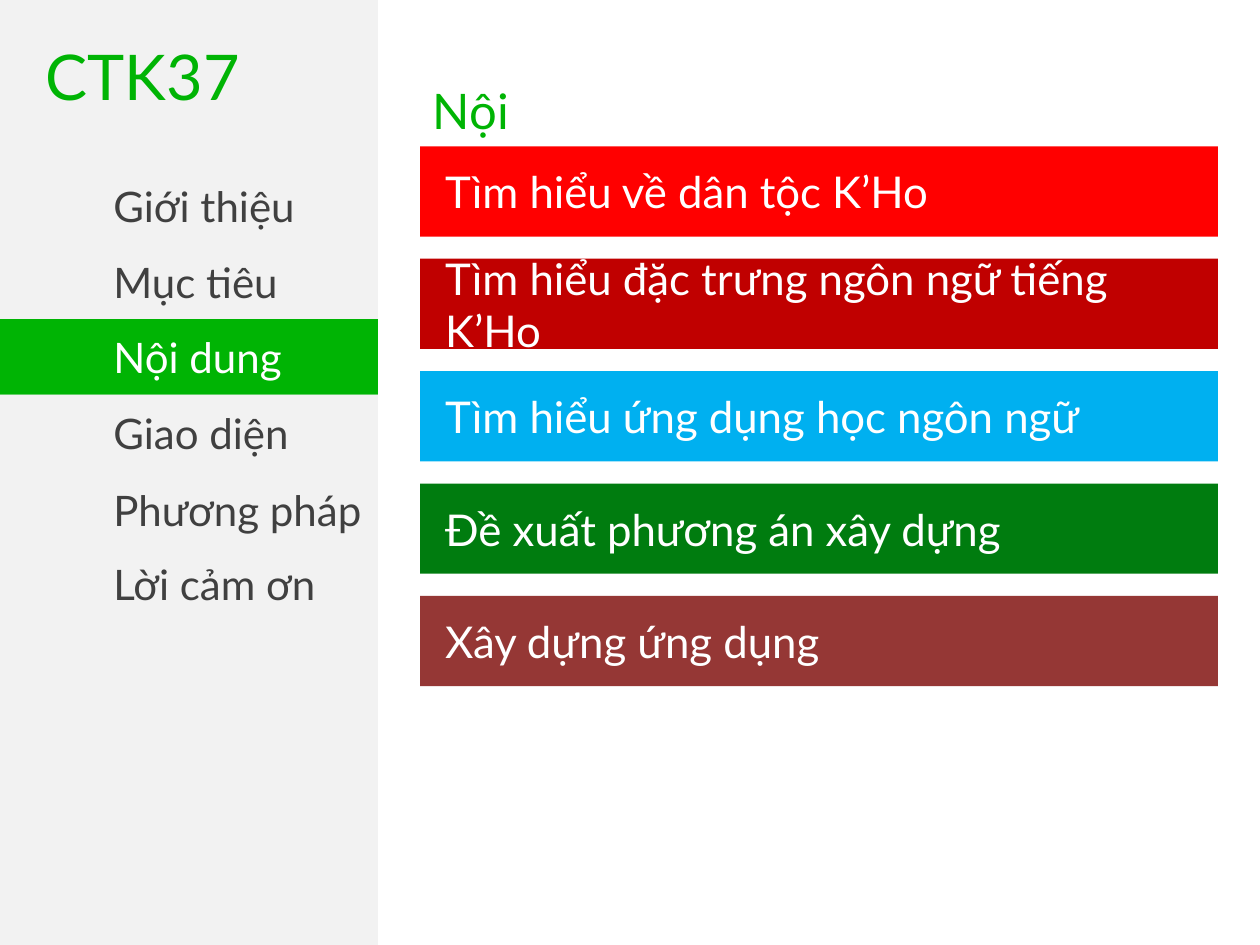
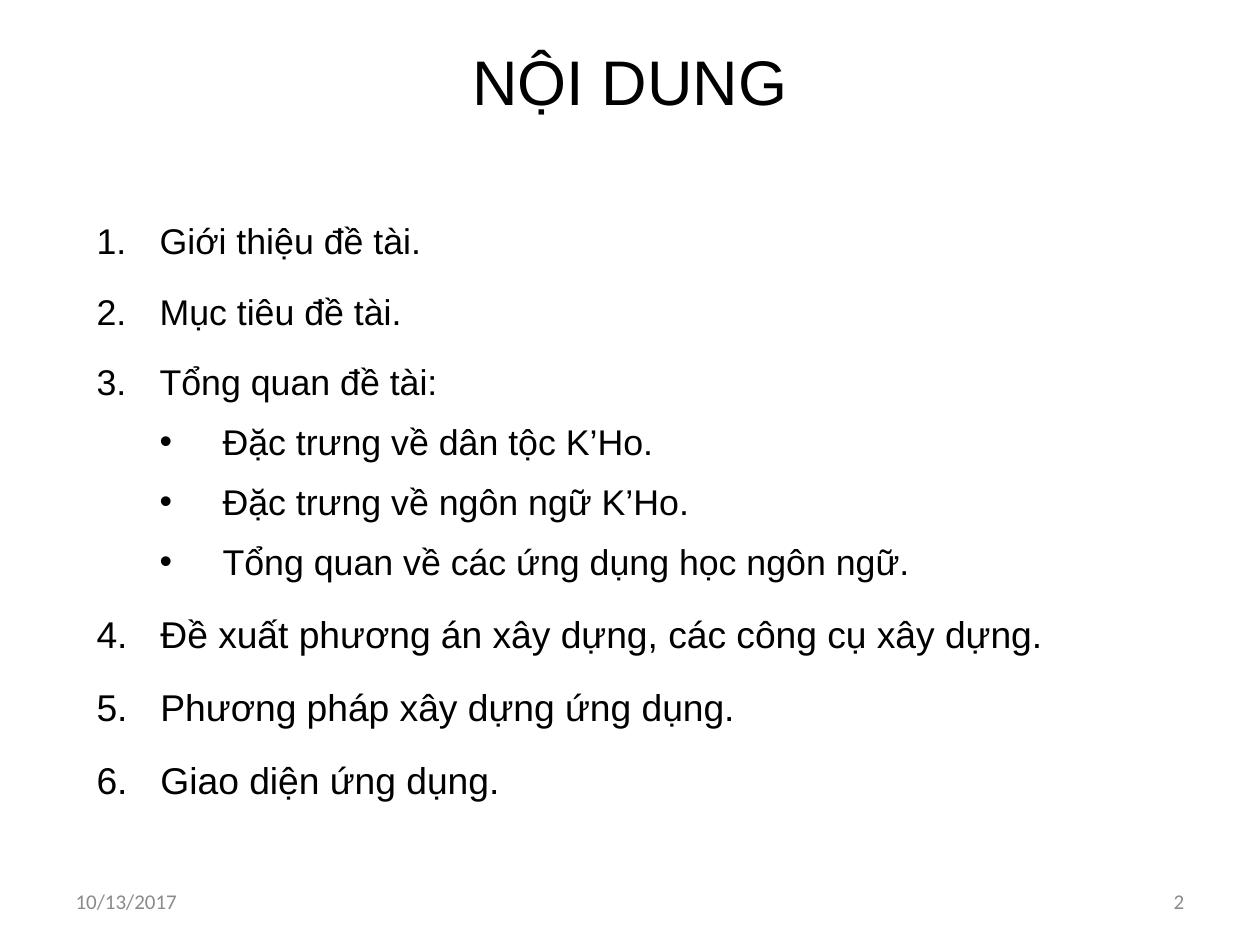
Before and after one commit to khanhvinhit/Do-An, a slide deck: slide 2 of THESIS/DACN_UD_Hoc_KHo_CTK37_ThuyetTrinh_06102017.pptx (slide 5 before the commit). Drawn at 1260x945 pixels with LibreOffice and Linux fonts; fonts in the diff are those of the drawing. Boxes give left, top, right and bottom in pixels: in the first picture for what was removed or moved away, otherwise in the second. Text is boxed around its words. In the diff, an @@ line names an element or a change of style, - is before the commit and + after.

```diff
--- a/THESIS/DACN_UD_Hoc_KHo_CTK37_ThuyetTrinh_06102017.pptx
+++ b/THESIS/DACN_UD_Hoc_KHo_CTK37_ThuyetTrinh_06102017.pptx
@@ rectangle removed at box(0, 0, 378, 945) @@
@@ text removed at box(46, 54, 240, 101) @@
-CTK37
@@ title "NỘI DUNG" at box(472, 55, 787, 115): vertical alignment top to middle @@
@@ title at box(472, 55, 787, 115): text changed; size 28 to 36 pt; font Lato to Arial; text colour #00B404 to #000000 @@
-Nội dung
+NỘI DUNG
@@ rectangle removed at box(420, 146, 1217, 237) @@
-Tìm hiểu về dân tộc K’Ho
@@ text removed at box(113, 191, 294, 230) @@
-Giới thiệu
@@ text added at box(97, 227, 1042, 802), 20.4 pt, text #000000 @@
+1. Giới thiệu đề tài.
+2. Mục tiêu đề tài.
+3. Tổng quan đề tài:
+• Đặc trưng về dân tộc K’Ho.
+• Đặc trưng về ngôn ngữ K’Ho.
+• Tổng quan về các ứng dụng học ngôn ngữ.
+4. Đề xuất phương án xây dựng, các công cụ xây dựng.
+5. Phương pháp xây dựng ứng dụng.
+6. Giao diện ứng dụng.
@@ rectangle removed at box(0, 243, 378, 319) @@
-Mục tiêu
@@ rectangle removed at box(420, 258, 1217, 349) @@
-Tìm hiểu đặc trưng ngôn ngữ tiếng K’Ho
@@ rectangle removed at box(0, 319, 378, 394) @@
-Nội dung
@@ rectangle removed at box(420, 372, 1217, 462) @@
-Tìm hiểu ứng dụng học ngôn ngữ
@@ rectangle removed at box(0, 394, 378, 470) @@
-Giao diện
@@ text removed at box(113, 495, 361, 534) @@
-Phương pháp
@@ rectangle removed at box(420, 484, 1217, 575) @@
-Đề xuất phương án xây dựng
@@ text removed at box(113, 569, 315, 601) @@
-Lời cảm ơn
@@ rectangle removed at box(420, 596, 1217, 687) @@
-Xây dựng ứng dụng
@@ text added at box(76, 894, 177, 910), 12 pt, text #8C8C8C @@
+10/13/2017
@@ page number added at box(1174, 895, 1185, 909), 12 pt, text #8C8C8C @@
+2
```
Also in this commit, not shown: 13 other slides changed, 12 slides added, 16 slides removed, 4 other files.
